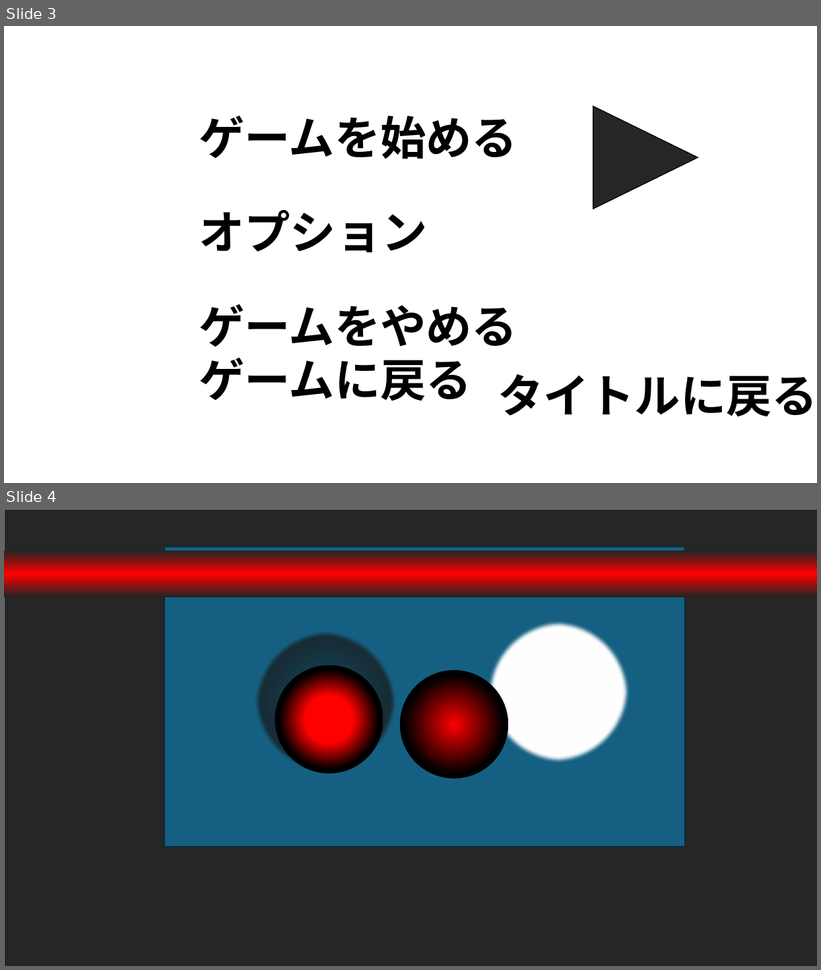
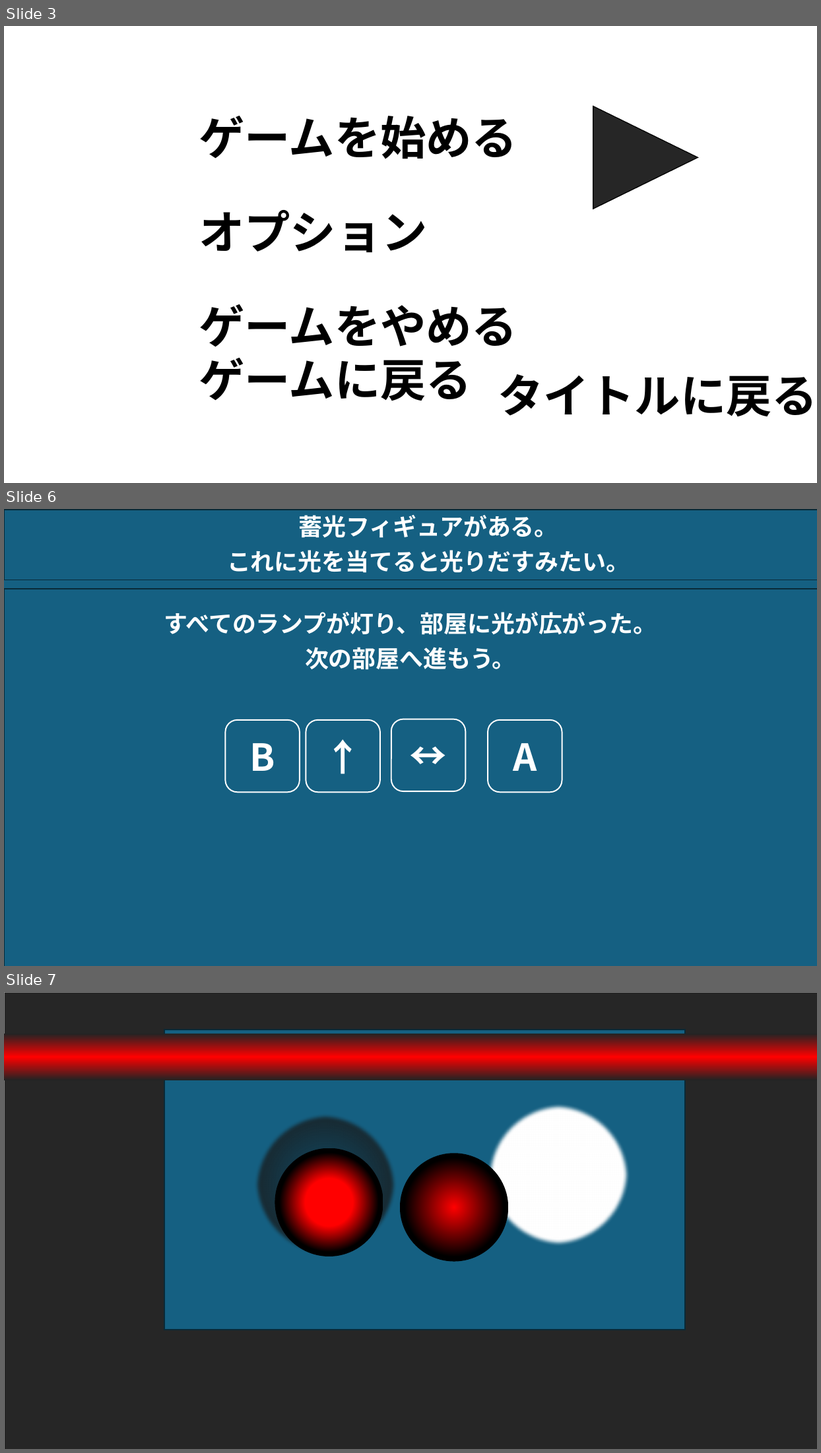
Before and after one commit to DDDpega/Guiding-Light, a slide deck: 素材.pptx. Shown one above the other, each under a label of ours: slides 3 and 4 before the commit, slides 3, 6 and 7 after it; the slides between them are not shown. The pictures are 821x970 and 821x1453 pixels, drawn with LibreOffice and Linux fonts; fonts in the diff are those of the drawing. Boxes give left, top, right and bottom in pixels: in the first picture for what was removed or moved away, otherwise in the second. Text is boxed around its words. In the diff, an @@ line names an element or a change of style, - is before the commit and + after.

```diff
--- a/素材.pptx
+++ b/素材.pptx
@@ slide 6 added at [4, 509, 817, 966], background #FFFFFF @@
@@ rectangle added at [4, 510, 817, 966], fill #156082, outline #092A39 1.5 pt @@
@@ text added at [298, 515, 558, 537], 28 pt, text #FFFFFF, bold @@
+蓄光フィギュアがある。
@@ text added at [227, 550, 630, 573], 28 pt, text #FFFFFF, bold @@
+これに光を当てると光りだすみたい。
@@ rectangle added at [4, 580, 817, 589], fill #156082, outline #092A39 1.5 pt @@
@@ text added at [164, 612, 657, 635], 28 pt, text #FFFFFF, bold @@
+すべてのランプが灯り、部屋に光が広がった。
@@ text added at [305, 647, 516, 670], 28 pt, text #FFFFFF, bold @@
+次の部屋へ進もう。
@@ rounded rectangle added at [225, 720, 300, 792], fill #156082, outline #FFFFFF 1.5 pt, 44 pt, text #FFFFFF, bold @@
+B
@@ rounded rectangle added at [306, 720, 380, 792], fill #156082, outline #FFFFFF 1.5 pt, 44 pt, text #FFFFFF, bold @@
+↑
@@ rounded rectangle added at [391, 720, 466, 791], fill #156082, outline #FFFFFF 1.5 pt, 44 pt, text #FFFFFF, bold @@
+↔
@@ rounded rectangle added at [488, 720, 562, 792], fill #156082, outline #FFFFFF 1.5 pt, 44 pt, text #FFFFFF, bold @@
+A
@@ what was slide 4 is now slide 7 @@
```
Also in this commit, not shown: 2 other slides added, 47 other files.
